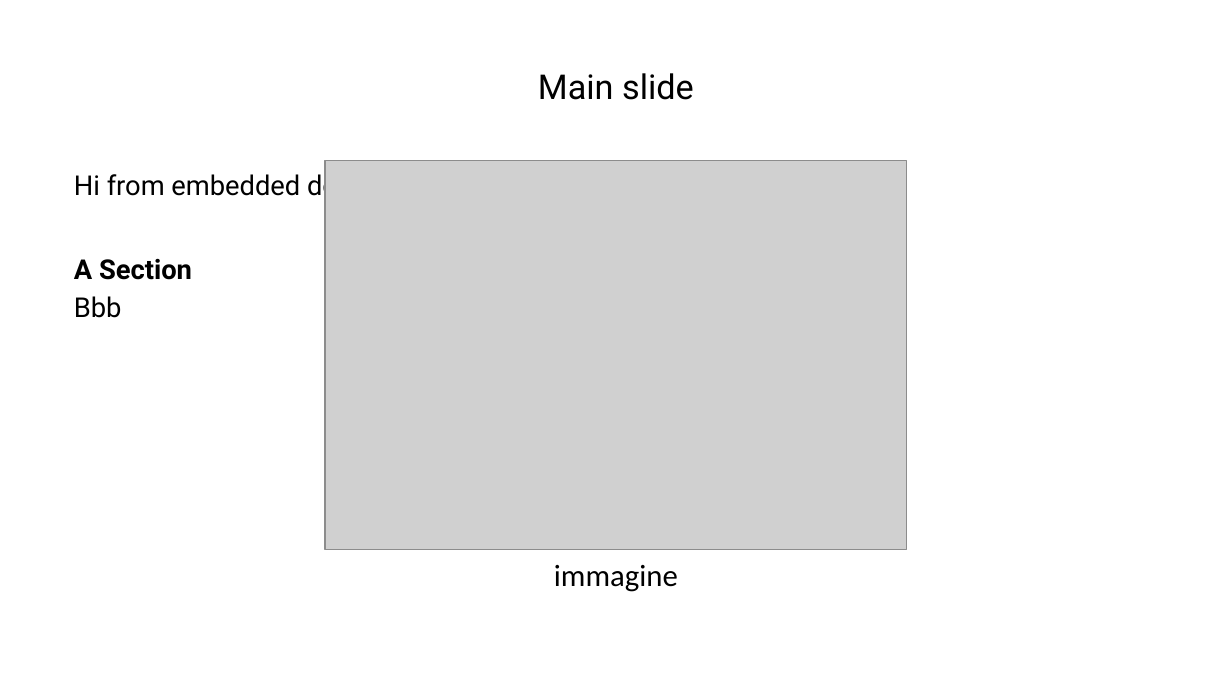
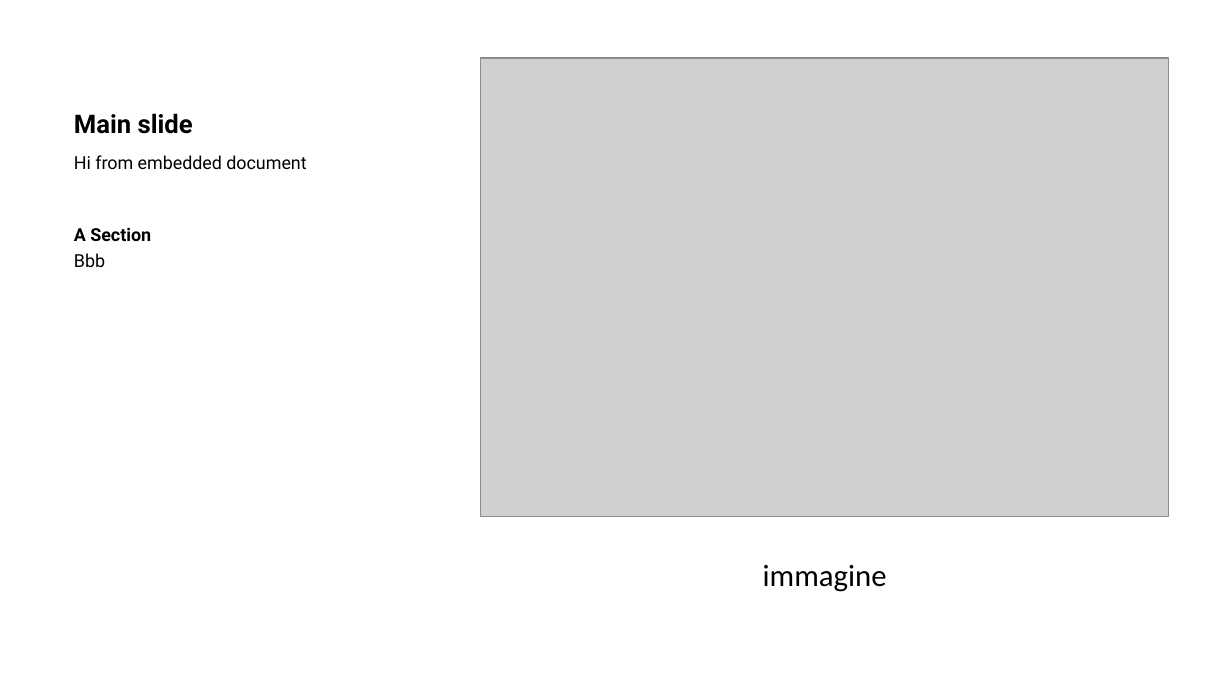
Before and after one commit to w4bo/slides-markdown, a slide deck: slide 5 of prova.pptx. Drawn at 1232x693 pixels with LibreOffice and Linux fonts; fonts in the diff are those of the drawing; grey boxes stand for pictures. Boxes give left, top, right and bottom in pixels: in the first picture for what was removed or moved away, otherwise in the second. Text is boxed around its words. In the diff, an @@ line names an element or a change of style, - is before the commit and + after.

```diff
--- a/prova.pptx
+++ b/prova.pptx
@@ title "Main slide" at [74, 113, 193, 134]: size 20 to 15 pt, bold on; alignment centre to left; vertical alignment middle to bottom @@
@@ picture: place and size @@
-picture at [325, 161, 907, 549]
+picture at [480, 58, 1168, 516]
@@ text "Hi from embedded document": place and size @@
-text "Hi from embedded document" at [74, 170, 430, 318]
+text "Hi from embedded document" at [74, 155, 306, 267]
@@ text "Hi from embedded document" at [74, 155, 306, 267]: size 16 to 10.5 pt; less space between paragraphs @@
@@ text "immagine": place and size @@
-text "immagine" at [554, 565, 678, 592]
+text "immagine" at [763, 565, 887, 592]
```
Also in this commit, not shown: 32 other files.
